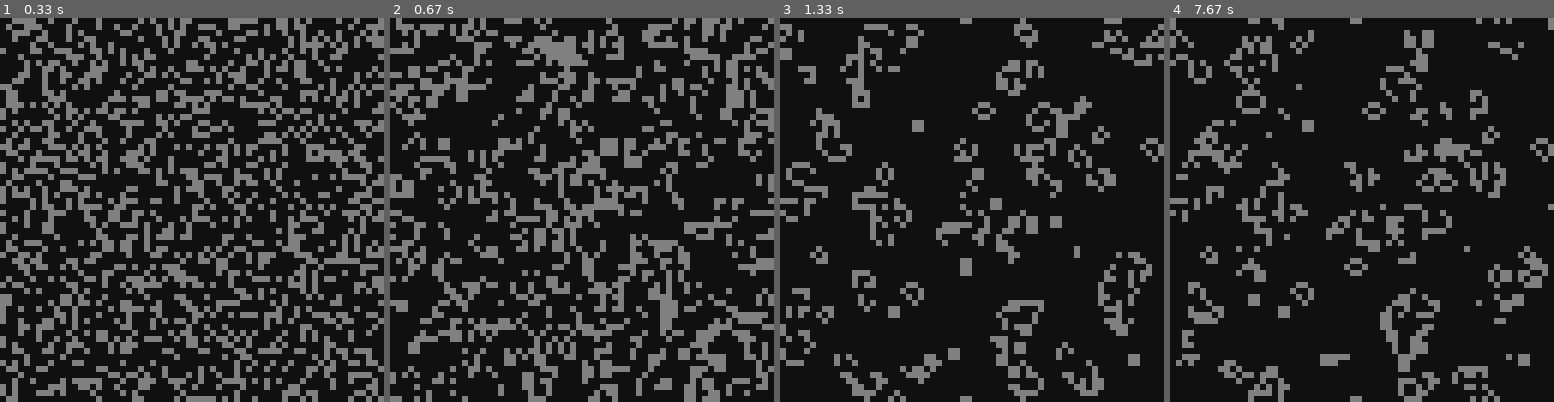
Above: before the commit, frames 1-4 (left to right).
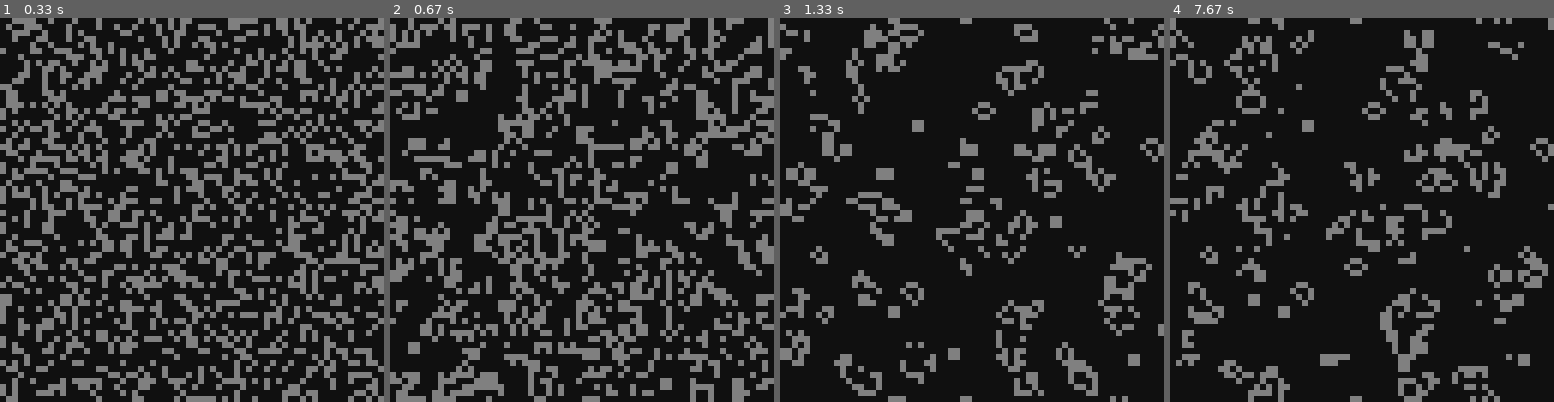
Above: after the commit, the same moments.

Repository: francucelo/pygame-of-life
Game: pygame game, started from pygame_of_life.py
Same seed, same stepped clock (60 frames per second), same inputs: the game is played once before the commit and once after it.
Inputs (mouse positions are in pixels of both pictures, inside the frame that each line leads up to):
- Up to frame 1 (0.33 s): no input
- Up to frame 2 (0.67 s): tap Space at 0.33 s
- Up to frame 3 (1.33 s): tap C at 0.67 s; tap F at 1 s
- Up to frame 4 (7.67 s): tap Space at 1.37 s; press the mouse at (1266, 133) at 1.73 s; move the mouse to (1242, 163) at 1.83 s; release the mouse at (1223, 198) at 1.97 s; tap Enter at 2.03 s; press the mouse at (1266, 133) at 2.4 s; move the mouse to (1385, 240) at 2.5 s; release the mouse at (1507, 355) at 2.63 s; press the mouse at (1266, 133) at 2.73 s; move the mouse to (1277, 106) at 2.83 s; release the mouse at (1296, 83) at 2.97 s; hold W 3.03-3.33 s; click (1434, 179) at 3.12 s; hold A 3.37-3.9 s; click (1212, 121) at 3.45 s; hold S 3.93-4.23 s; move the mouse to (1235, 244) at 3.97 s; click (1235, 244) at 4.03 s; hold A 4.27-4.67 s; move the mouse to (1492, 282) at 4.3 s; click (1492, 282) at 4.35 s; hold W 4.7-5.07 s; click (1446, 114) at 4.8 s; hold S 5.1-5.47 s; click (1254, 244) at 5.2 s; hold A 5.5-5.97 s; click (1492, 294) at 5.58 s; hold W 6-6.3 s; click (1465, 244) at 6.1 s; hold A 6.33-6.87 s; click (1438, 156) at 6.42 s; hold S 6.9-7.2 s; move the mouse to (1285, 233) at 6.93 s; click (1285, 233) at 7 s; press the mouse at (1266, 133) at 7.27 s; move the mouse to (1369, 217) at 7.37 s; release the mouse at (1477, 298) at 7.5 s; hold A from 7.57 s (still down); click (1285, 114) at 7.65 s

Frame 1 is identical in both runs. In frame 2, 28% of the frame differs, in the area x 0-100%, y 0-100%; in frame 3, 10%; in frame 4, less than 0.1%.

Commit message:
Update pygame_of_life.py

Diff:
--- a/pygame_of_life.py
+++ b/pygame_of_life.py
@@ -9,7 +9,7 @@
 # --- Parameters ---
 COLOR_BG = np.array([16, 16, 16], dtype=np.uint8)
 COLOR_ALIVE = np.array([128, 128, 128], dtype=np.uint8)
-PAUSE_FPS = 0 # 0 = No limitation
+PAUSE_FPS = 24
 DENSITY = 1/3
 
 def show_help() -> None:
@@ -151,6 +151,7 @@
                 else:
                     history.add(current_hash)
             grid = update_grid(grid)
+            clock.tick(fps)
         else:
             # Draw and erase cells with mouse
             mouse_pressed = pygame.mouse.get_pressed()
@@ -159,6 +160,9 @@
                 if 0 <= x < width and 0 <= y < height:
                     grid[x, y] = True if mouse_pressed[0] else False
                     history.clear()
+                clock.tick(0) # 0 = No Limitation
+            else:
+                clock.tick(PAUSE_FPS)
 
         # Image rendering
         pixels = pygame.surfarray.pixels3d(grid_surface)
@@ -168,7 +172,6 @@
         screen.blit(grid_surface, (0, 0))
 
         pygame.display.flip()
-        clock.tick(fps if not paused else PAUSE_FPS)
 
     pygame.quit()
 
